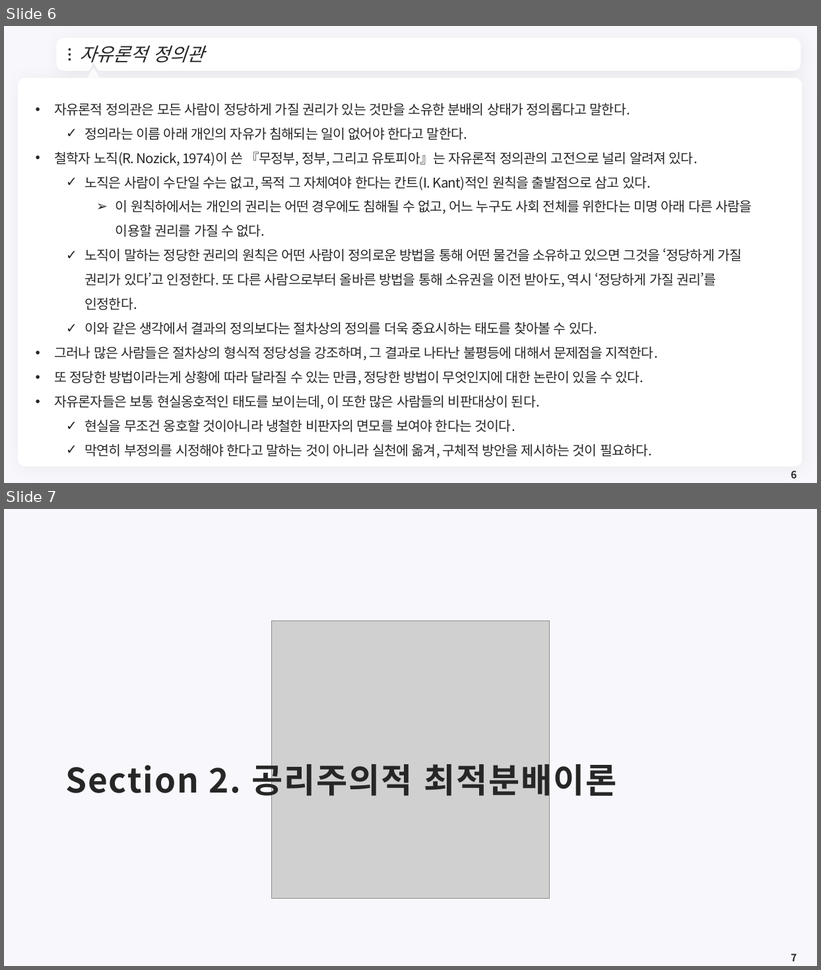
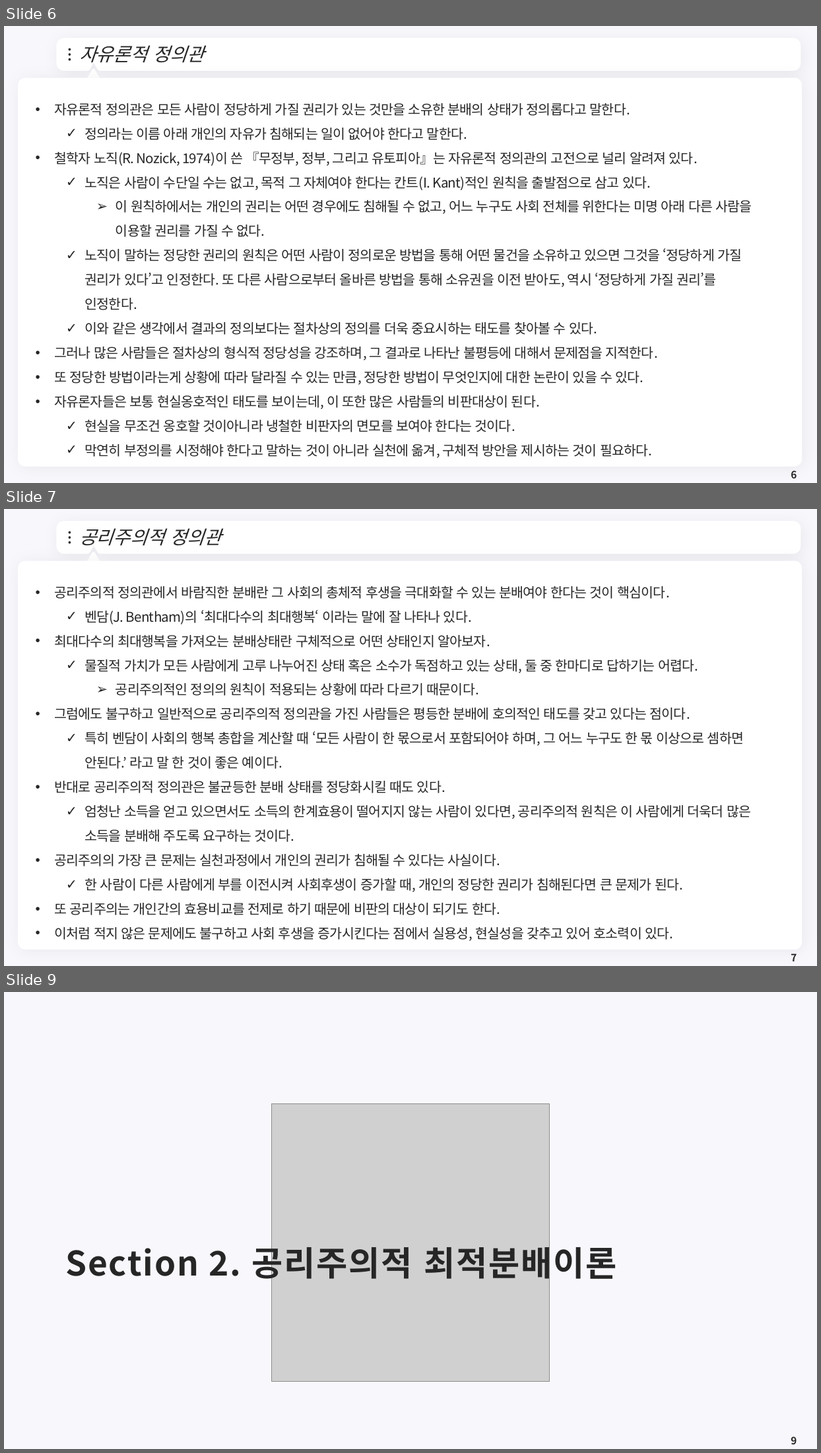
Before and after one commit to meandthey/Teaching, a slide deck: 재정학/01_Lectures/재정학_Chapter_8.pptx. Shown one above the other, each under a label of ours: slides 6 and 7 before the commit, slides 6, 7 and 9 after it; the slides between them are not shown. The pictures are 821x970 and 821x1453 pixels, drawn with LibreOffice and Linux fonts; fonts in the diff are those of the drawing; grey boxes stand for pictures; background and template pictures are left out. Boxes give left, top, right and bottom in pixels: in the first picture for what was removed or moved away, otherwise in the second. Text is boxed around its words. In the diff, an @@ line names an element or a change of style, - is before the commit and + after.

```diff
--- a/재정학/01_Lectures/재정학_Chapter_8.pptx
+++ b/재정학/01_Lectures/재정학_Chapter_8.pptx
@@ slide 7 added at bbox=[4, 509, 817, 966], background #F8F7FC; not listed: 7 template elements that a slide beside it also shows @@
@@ title added at bbox=[79, 528, 222, 546], 22 pt, text #262626, italic @@
+공리주의적 정의관
@@ text added at bbox=[54, 586, 751, 941], 16 pt, text #262626 @@
+• 공리주의적 정의관에서 바람직한 분배란 그 사회의 총체적 후생을 극대화할 수 있는 분배여야 한다는 것이 핵심이다.
+  ✓ 벤담(J. Bentham)의 ‘최대다수의 최대행복‘ 이라는 말에 잘 나타나 있다.
+• 최대다수의 최대행복을 가져오는 분배상태란 구체적으로 어떤 상태인지 알아보자.
+  ✓ 물질적 가치가 모든 사람에게 고루 나누어진 상태 혹은 소수가 독점하고 있는 상태, 둘 중 한마디로 답하기는 어렵다.
+    ➢ 공리주의적인 정의의 원칙이 적용되는 상황에 따라 다르기 때문이다.
+• 그럼에도 불구하고 일반적으로 공리주의적 정의관을 가진 사람들은 평등한 분배에 호의적인 태도를 갖고 있다는 점이다.
+  ✓ 특히 벤담이 사회의 행복 총합을 계산할 때 ‘모든 사람이 한 몫으로서 포함되어야 하며, 그 어느 누구도 한 몫 이상으로 셈하면 안된다.’ 라고 말 한 것이 좋은 예이다.
+• 반대로 공리주의적 정의관은 불균등한 분배 상태를 정당화시킬 때도 있다.
+  ✓ 엄청난 소득을 얻고 있으면서도 소득의 한계효용이 떨어지지 않는 사람이 있다면, 공리주의적 원칙은 이 사람에게 더욱더 많은 소득을 분배해 주도록 요구하는 것이다.
+• 공리주의의 가장 큰 문제는 실천과정에서 개인의 권리가 침해될 수 있다는 사실이다.
+  ✓ 한 사람이 다른 사람에게 부를 이전시켜 사회후생이 증가할 때, 개인의 정당한 권리가 침해된다면 큰 문제가 된다.
+• 또 공리주의는 개인간의 효용비교를 전제로 하기 때문에 비판의 대상이 되기도 한다.
+• 이처럼 적지 않은 문제에도 불구하고 사회 후생을 증가시킨다는 점에서 실용성, 현실성을 갖추고 있어 호소력이 있다.
@@ page number added at bbox=[791, 954, 797, 962], 12 pt, text #262626, bold @@
+7
@@ what was slide 7 is now slide 9 @@
@@ page number at bbox=[791, 1437, 797, 1445]: text changed @@
-7
+9
```
Also in this commit, not shown: 8 other slides added, 1 other file.
